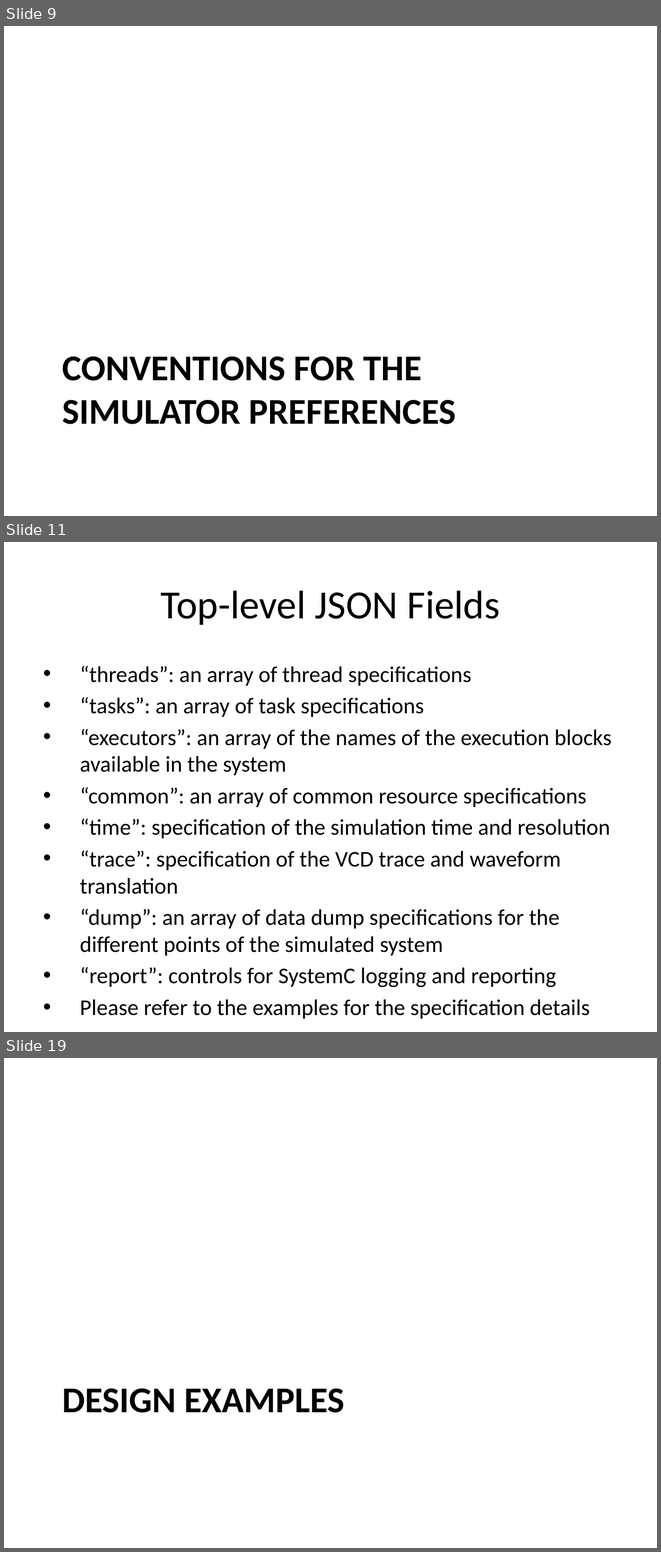
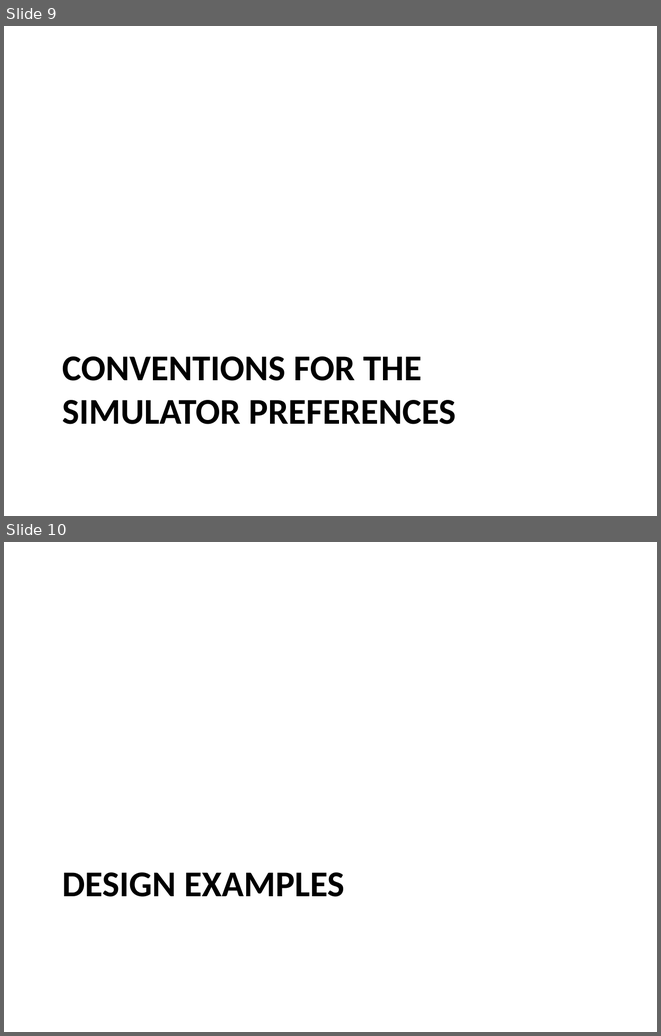
Before and after one commit to timurkelin/cosim, a slide deck: doc/cosim.pptx. Shown one above the other, each under a label of ours: slides 9, 11 and 19 before the commit, slides 9 and 10 after it; the slides between them are not shown. The pictures are 661x1552 and 661x1036 pixels, drawn with LibreOffice and Linux fonts; fonts in the diff are those of the drawing; background and template pictures are left out. Boxes give left, top, right and bottom in pixels: in the first picture for what was removed or moved away, otherwise in the second. Text is boxed around its words. In the diff, an @@ line names an element or a change of style, - is before the commit and + after.

Commit message:
Update

```diff
--- a/doc/cosim.pptx
+++ b/doc/cosim.pptx
@@ slide 11 removed at <box>4,542,657,1032</box>, background #FFFFFF @@
@@ title removed at <box>160,590,500,625</box> @@
-Top-level JSON Fields
@@ text removed at <box>80,665,612,1018</box> @@
-• “threads”: an array of thread specifications
-• “tasks”: an array of task specifications
-• “executors”: an array of the names of the execution blocks available in the system
-• “common”: an array of common resource specifications
-• “time”: specification of the simulation time and resolution
-• “trace”: specification of the VCD trace and waveform translation
-• “dump”: an array of data dump specifications for the different points of the simulated system
-• “report”: controls for SystemC logging and reporting
-• Please refer to the examples for the specification details
@@ what was slide 19 is now slide 10 @@
```
Also in this commit, not shown: 8 other slides removed.
